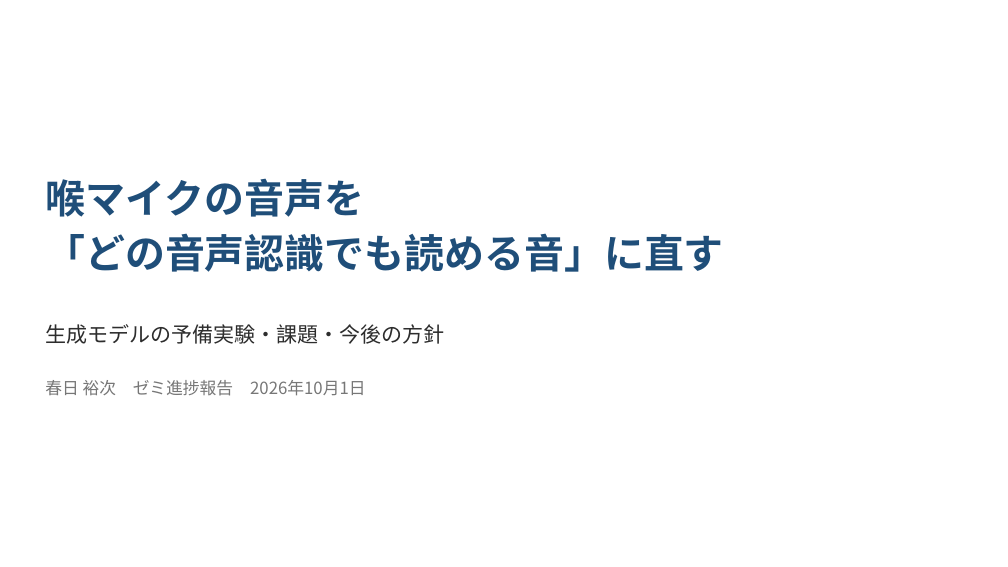
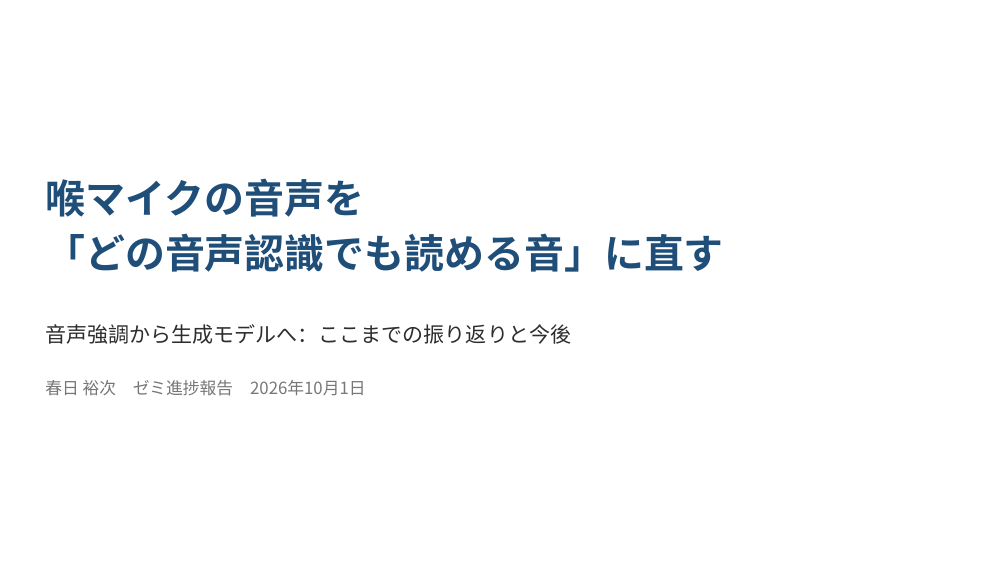
Before and after one commit to kasugayuji0716-art/bone-conduction-research, a slide deck: slide 1 of results/progress_slides_2026-10.pptx. Drawn at 1008x567 pixels with LibreOffice and Linux fonts; fonts in the diff are those of the drawing. Boxes give left, top, right and bottom in pixels: in the first picture for what was removed or moved away, otherwise in the second. Text is boxed around its words. In the diff, an @@ line names an element or a change of style, - is before the commit and + after.

```diff
--- a/results/progress_slides_2026-10.pptx
+++ b/results/progress_slides_2026-10.pptx
@@ text at bbox=[45, 324, 571, 344]: text changed @@
-生成モデルの予備実験・課題・今後の方針
+音声強調から生成モデルへ：ここまでの振り返りと今後
```
Also in this commit, not shown: 4 other slides changed, 3 slides added, 1 slide removed, 2 other files.
